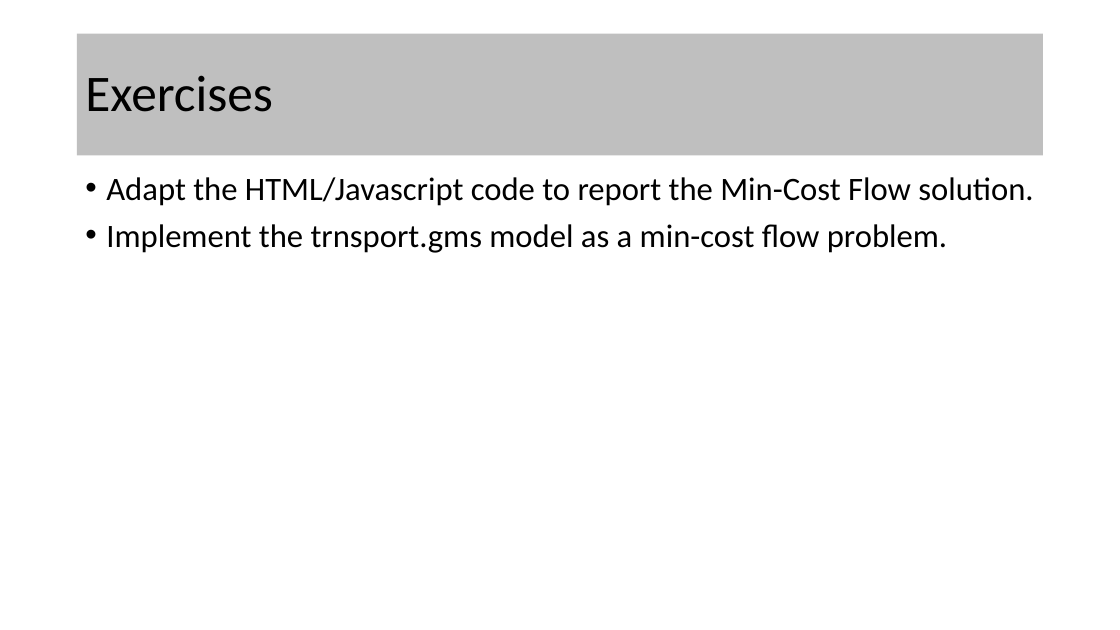
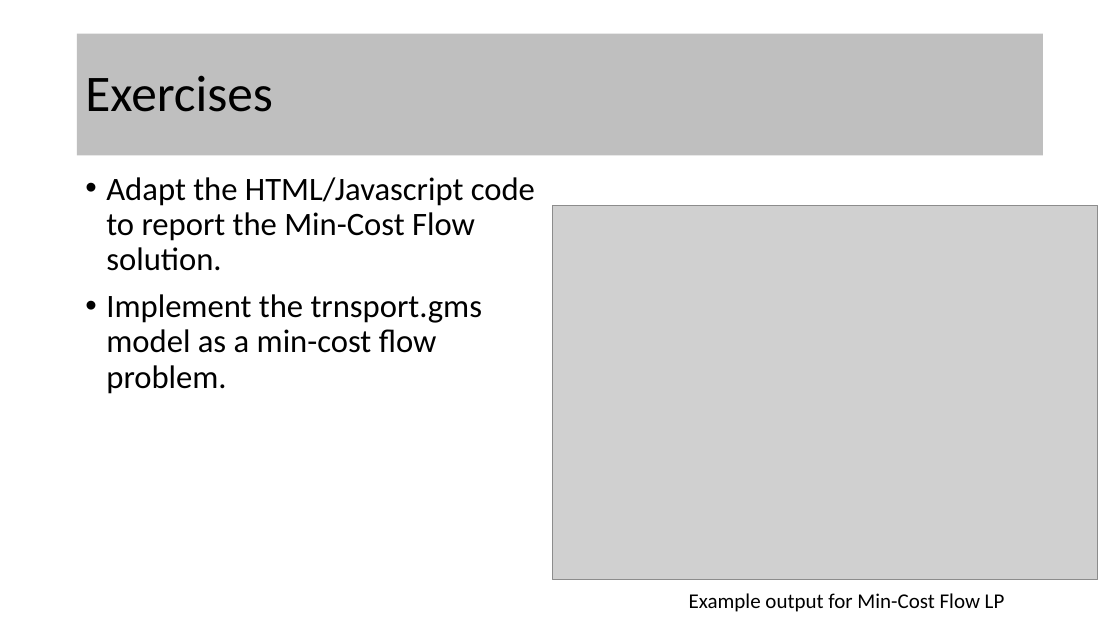
Before and after one commit to aopt/OptimizationModels, a slide deck: slide 21 of WorkShop/NetworkLP.pptx (slide 20 before the commit). Drawn at 1120x630 pixels with LibreOffice and Linux fonts; fonts in the diff are those of the drawing; grey boxes stand for pictures. Boxes give left, top, right and bottom in pixels: in the first picture for what was removed or moved away, otherwise in the second. Text is boxed around its words. In the diff, an @@ line names an element or a change of style, - is before the commit and + after.

```diff
--- a/WorkShop/NetworkLP.pptx
+++ b/WorkShop/NetworkLP.pptx
@@ text "Adapt the HTML/Javascript code to ..." rewrapped from bbox=[106, 177, 1033, 253] to bbox=[106, 177, 535, 394] @@
@@ picture added at bbox=[553, 205, 1098, 580] @@
@@ text added at bbox=[689, 593, 1005, 612], 18 pt, text #000000 @@
+Example output for Min-Cost Flow LP
```
Also in this commit, not shown: 1 slide added, 3 other files.
